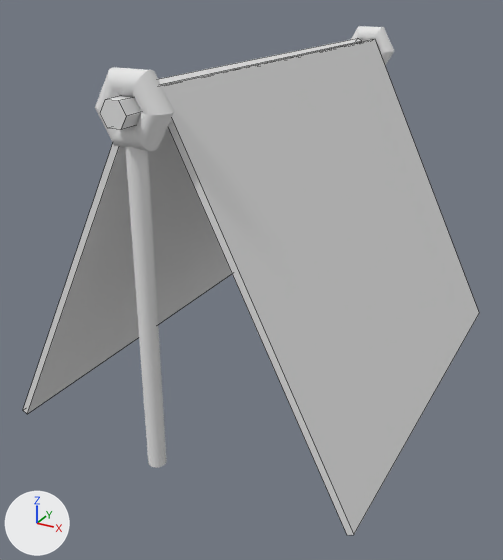
A saved change to the Blender file Assets/Models/Tent/tent.blend.
Rendered twice from a 50 mm lens placed at (1.96, -3.99, 2.46), pointed at (-0.09, -0.25, 0.59). Every picture has the same lights, and +X, +Y and +Z are marked at lower left. Mesh edges are drawn as thin lines on the coarser meshes.
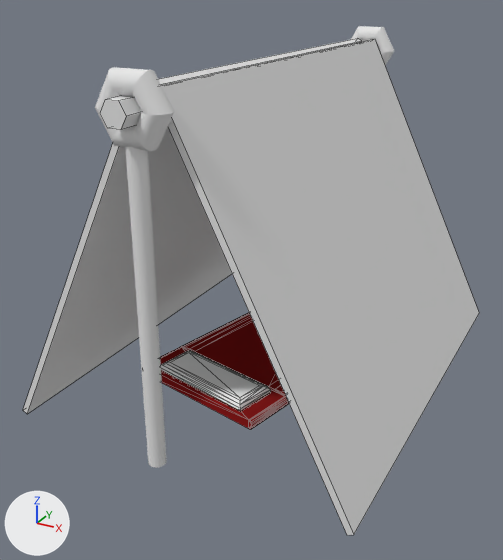
The change, as a diff of the scene's bpy script:
```diff
--- a/Assets/Models/Tent/tent.blend.py
+++ b/Assets/Models/Tent/tent.blend.py
@@ mat_material_001 @@
+mat_material_001 = diffuse_material('Material.001')
+mat_material_001.base_color = (0.274, 0.012, 0.012)  # red #8f1d1d
@@ mat_material_002 @@
+mat_material_002 = diffuse_material('Material.002')
+mat_material_002.base_color = (1.0, 1.0, 1.0)  # white #ffffff
@@ me_cube @@
+me_cube.from_pydata(...)  # 80 vertices, 156 faces; spans x -0.57..0.58, y -0.82..0.87, z -0.04..0.03
+me_cube.materials.append(mat_material_001)  # red #8f1d1d
@@ me_cube_003 @@
+me_cube_003.from_pydata(...)  # 24 vertices, 44 faces; spans x -0.457..0.201, y -0.769..-0.399, z 0.007..0.058
+me_cube_003.materials.append(mat_material_002)  # white #ffffff
@@ ob_cube_002 @@
+ob_cube_002 = bpy.data.objects.new('Cube.002', me_cube)
+ob_cube_002.location = (0.011, 0.01, 0.016)
+ob_cube_002.scale = (1.19, 1.19, 1.19)
@@ ob_cube_003 @@
+ob_cube_003 = bpy.data.objects.new('Cube.003', me_cube_003)
+ob_cube_003.location = (0.011, 0.01, 0.016)
+ob_cube_003.scale = (1.19, 1.19, 1.19)
```

Changed parts and their boxes [x1, y1, x2, y2] in the pictures (503 x 560 px):
'Cube.002', added (red)
    after: [160, 313, 289, 429]
'Cube.003', added
    after: [161, 350, 271, 411]
